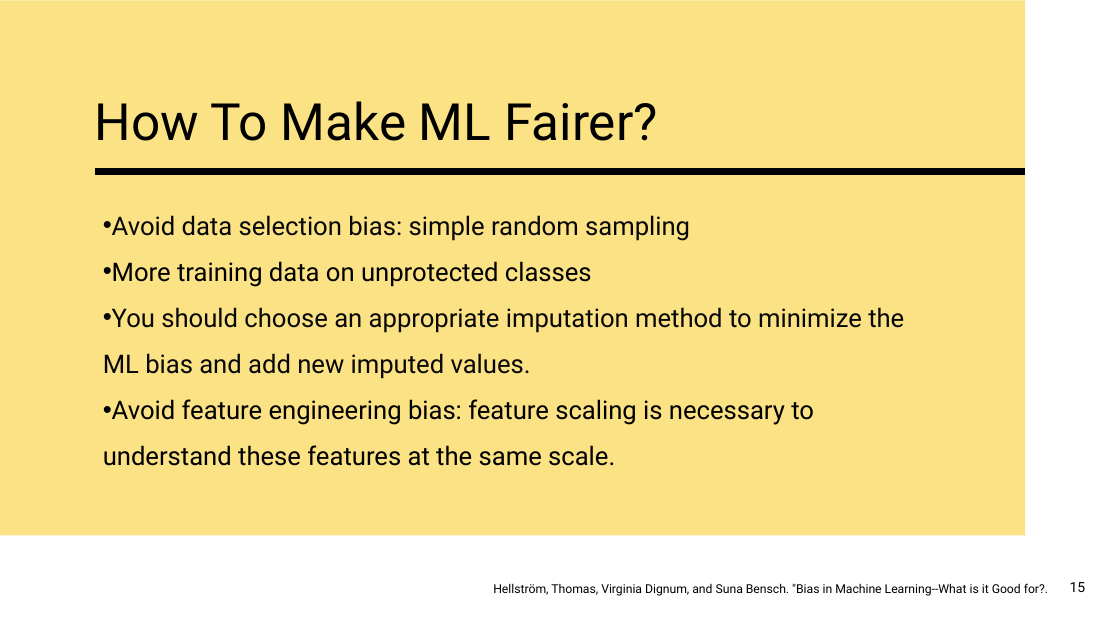
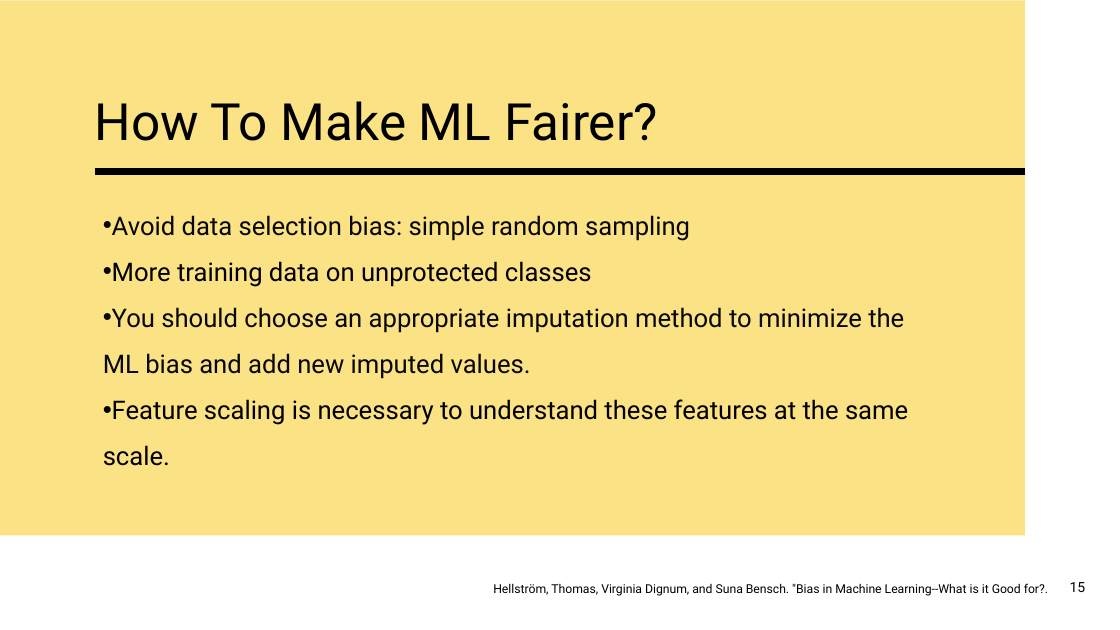
Before and after one commit to alhuri/Essential-Ethics-Bias-and-Fairness, a slide deck: slide 15 of Ethics_Bias_and_Fairness.pptx. Drawn at 1120x630 pixels with LibreOffice and Linux fonts; fonts in the diff are those of the drawing. Boxes give left, top, right and bottom in pixels: in the first picture for what was removed or moved away, otherwise in the second. Text is boxed around its words. In the diff, an @@ line names an element or a change of style, - is before the commit and + after.

```diff
--- a/Ethics_Bias_and_Fairness.pptx
+++ b/Ethics_Bias_and_Fairness.pptx
@@ text at [103,399,908,466]: text changed @@
-• Avoid feature engineering bias: feature scaling is necessary to understand these features at the same scale.
+• Feature scaling is necessary to understand these features at the same scale.
```
Also in this commit, not shown: 5 other slides changed.
